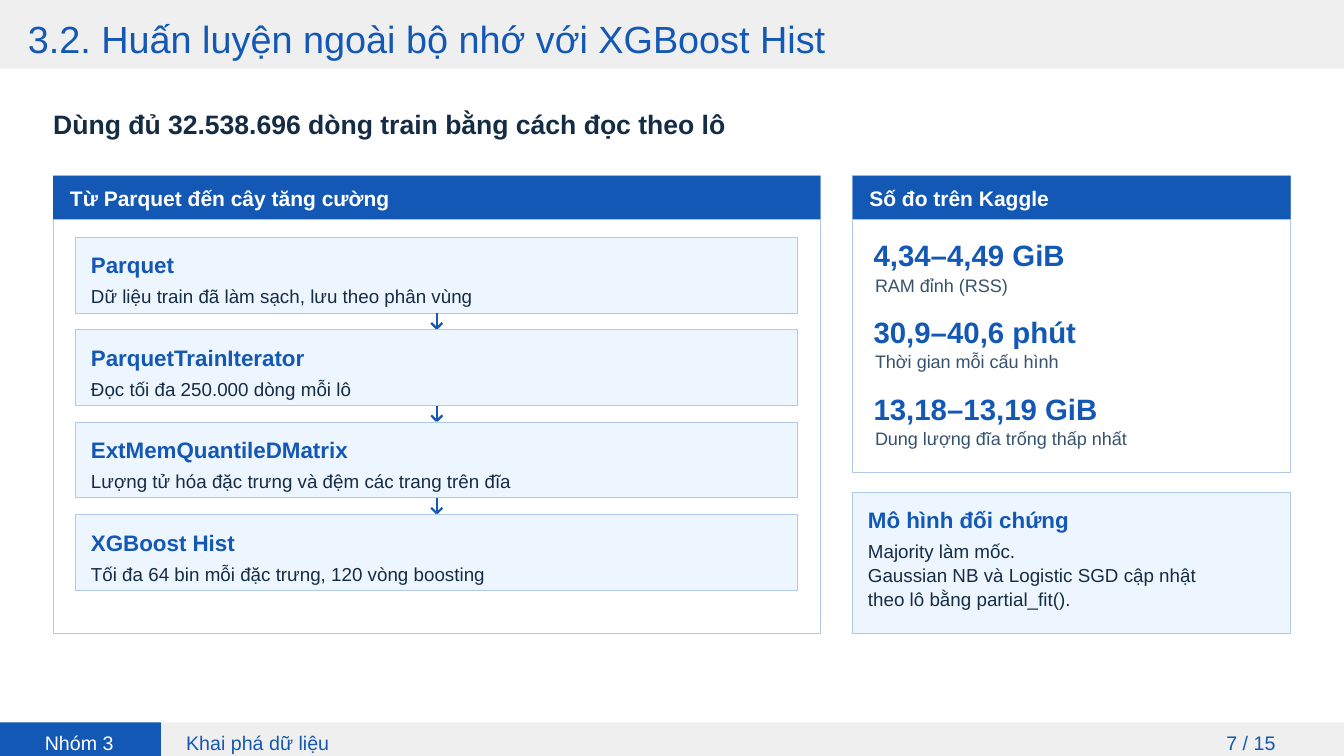
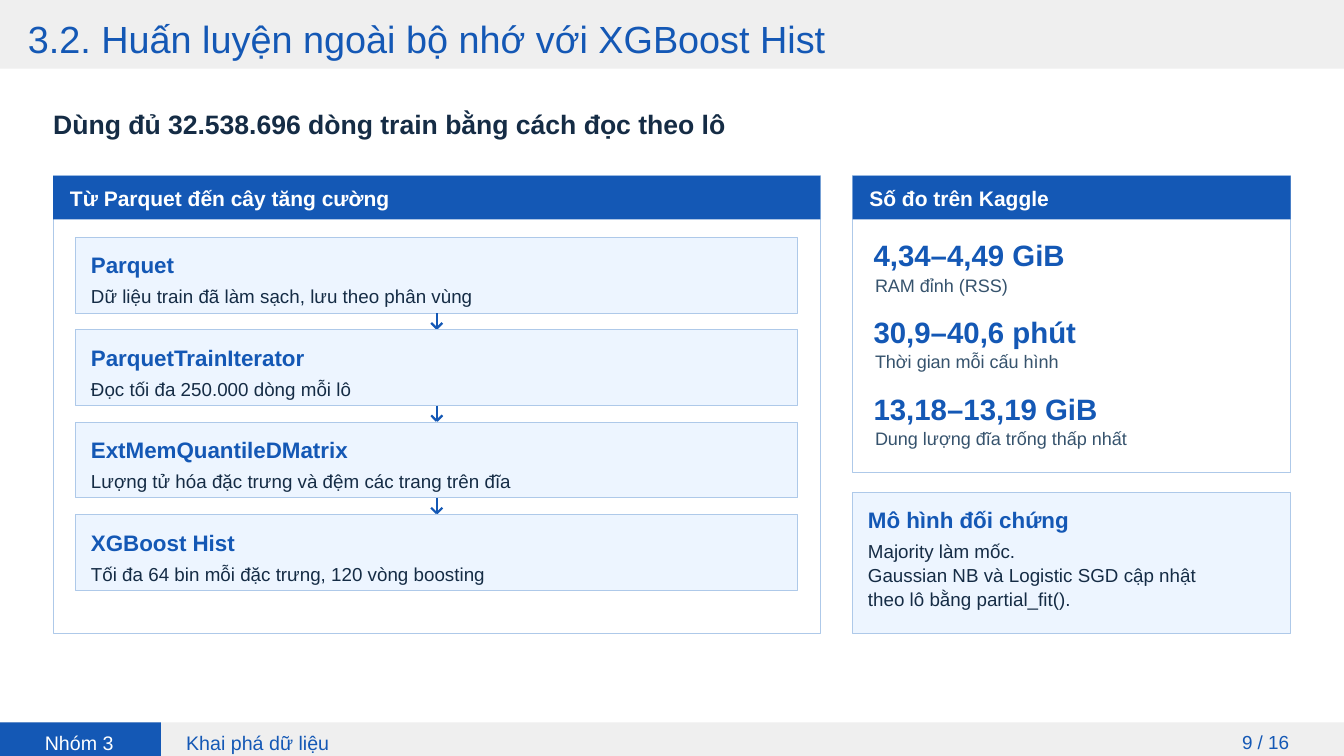
Before and after one commit to kttt294/PUBG-Weapon-Groups, a slide deck: slide 9 of docs/Thuyet_trinh_PUBG.pptx (slide 8 before the commit). Drawn at 1344x756 pixels with LibreOffice and Linux fonts; fonts in the diff are those of the drawing. Boxes give left, top, right and bottom in pixels: in the first picture for what was removed or moved away, otherwise in the second. Text is boxed around its words. In the diff, an @@ line names an element or a change of style, - is before the commit and + after.

```diff
--- a/docs/Thuyet_trinh_PUBG.pptx
+++ b/docs/Thuyet_trinh_PUBG.pptx
@@ text removed at box(1226, 736, 1276, 750) @@
-7 / 15
@@ text added at box(1242, 736, 1289, 749), 13.5 pt, text #1458B5 @@
+9 / 16
```
Also in this commit, not shown: 10 other slides changed, 5 slides added, 4 slides removed, 1 other file.
